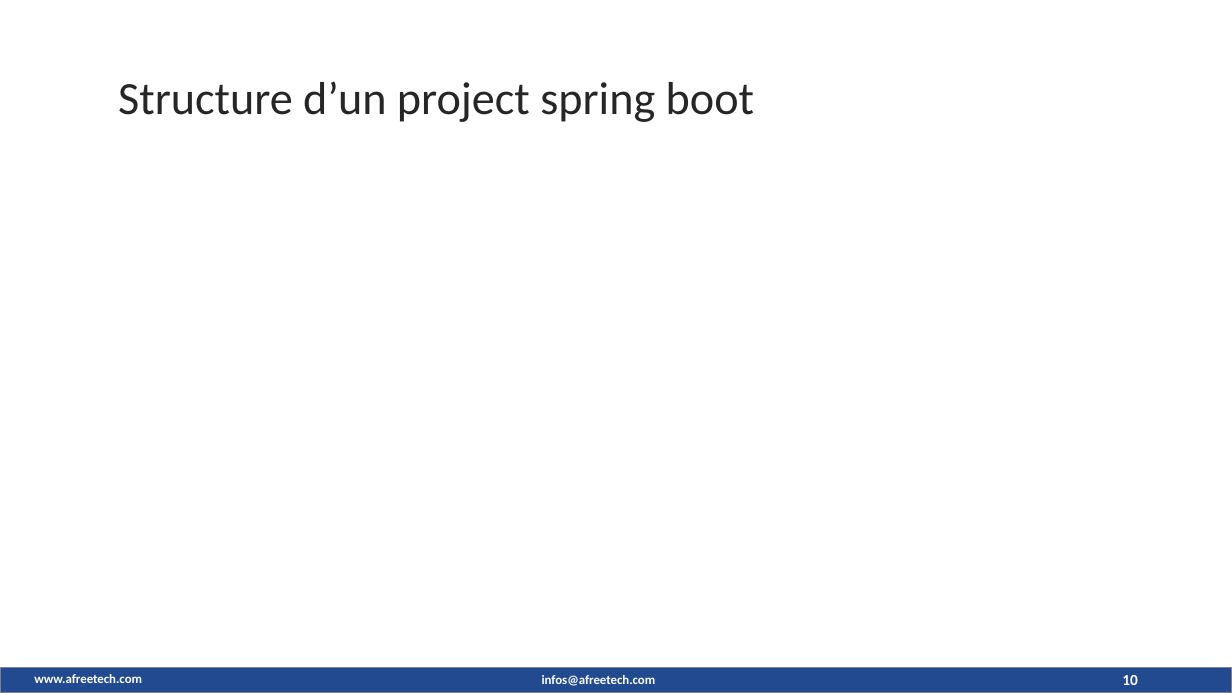
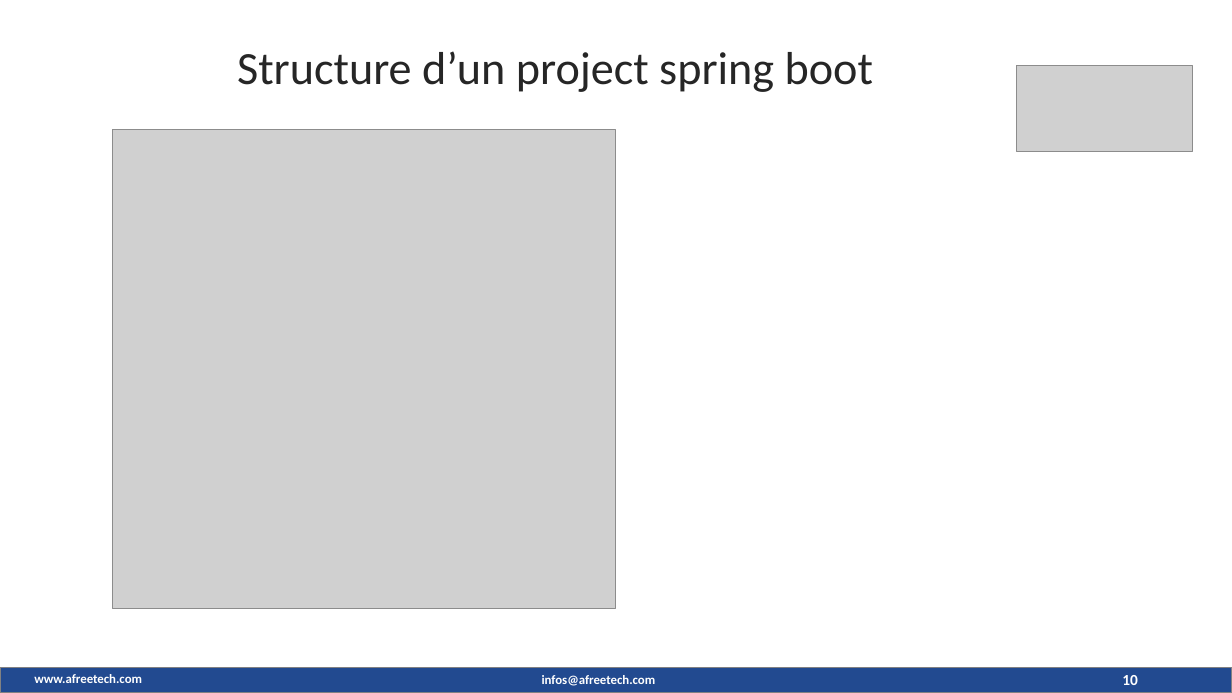
Before and after one commit to maximedorlin/maximedorlin, a slide deck: slide 10 of sprint boot.pptx. Drawn at 1232x693 pixels with LibreOffice and Linux fonts; fonts in the diff are those of the drawing; grey boxes stand for pictures; background and template pictures are left out. Boxes give left, top, right and bottom in pixels: in the first picture for what was removed or moved away, otherwise in the second. Text is boxed around its words. In the diff, an @@ line names an element or a change of style, - is before the commit and + after.

```diff
--- a/sprint boot.pptx
+++ b/sprint boot.pptx
@@ text "Structure d’un project spring boot": place and size @@
-text "Structure d’un project spring boot" at (118, 81, 754, 122)
+text "Structure d’un project spring boot" at (237, 51, 873, 92)
@@ picture added at (1018, 66, 1193, 152) @@
@@ picture added at (112, 129, 616, 608) @@
```
Also in this commit, not shown: 9 other slides changed, 5 slides added, 4 slides removed.
